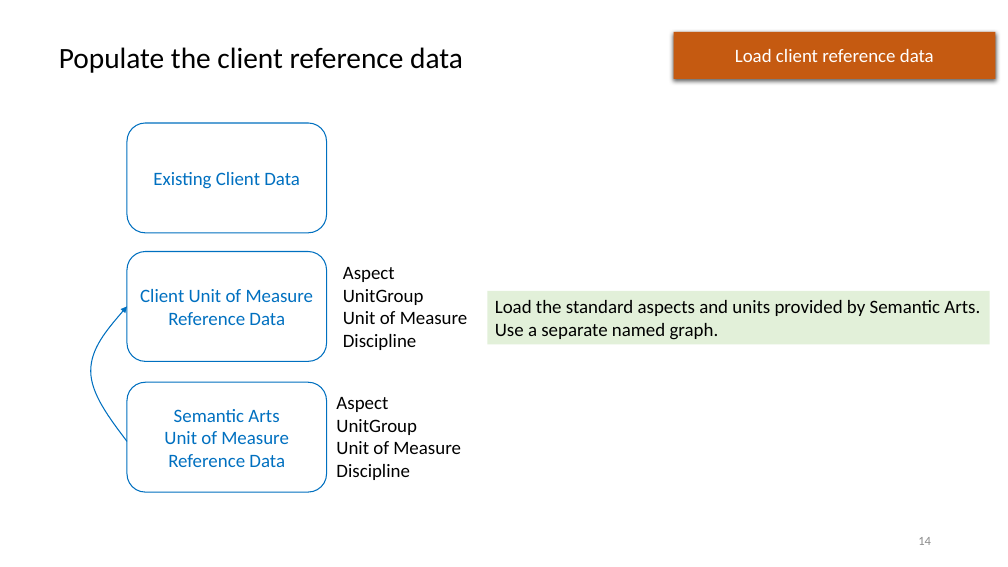
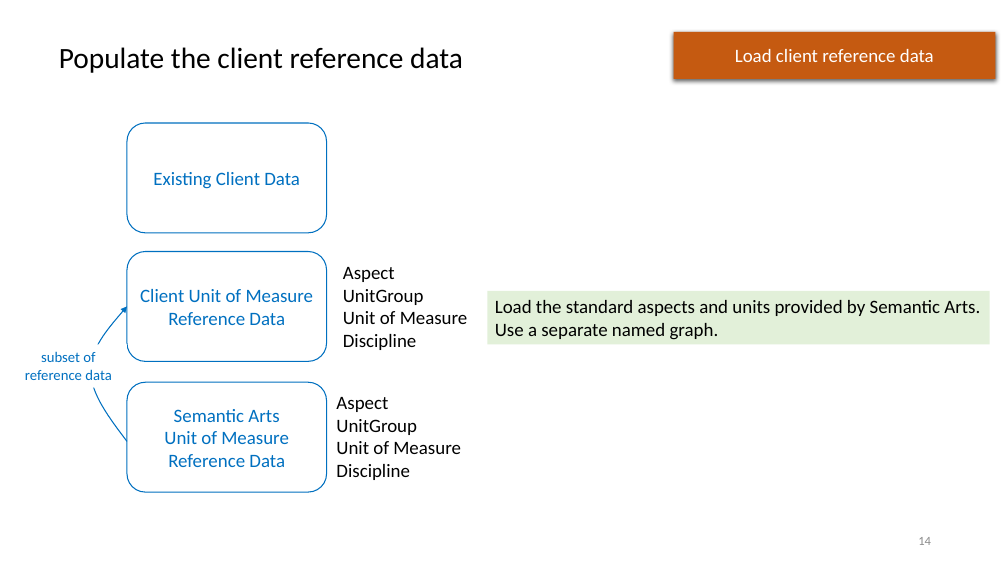
Before and after one commit to semanticarts/gist, a slide deck: slide 14 of migration/v13.0/uomDataConversion.pptx. Drawn at 1008x567 pixels with LibreOffice and Linux fonts; fonts in the diff are those of the drawing. Boxes give left, top, right and bottom in pixels: in the first picture for what was removed or moved away, otherwise in the second. Text is boxed around its words. In the diff, an @@ line names an element or a change of style, - is before the commit and + after.

Commit message:
editorial changes to data conversion explanation

```diff
--- a/migration/v13.0/uomDataConversion.pptx
+++ b/migration/v13.0/uomDataConversion.pptx
@@ text added at [25, 351, 111, 380], 14 pt, text #0070C0 @@
+subset of reference data
```
Also in this commit, not shown: 11 other slides changed.
